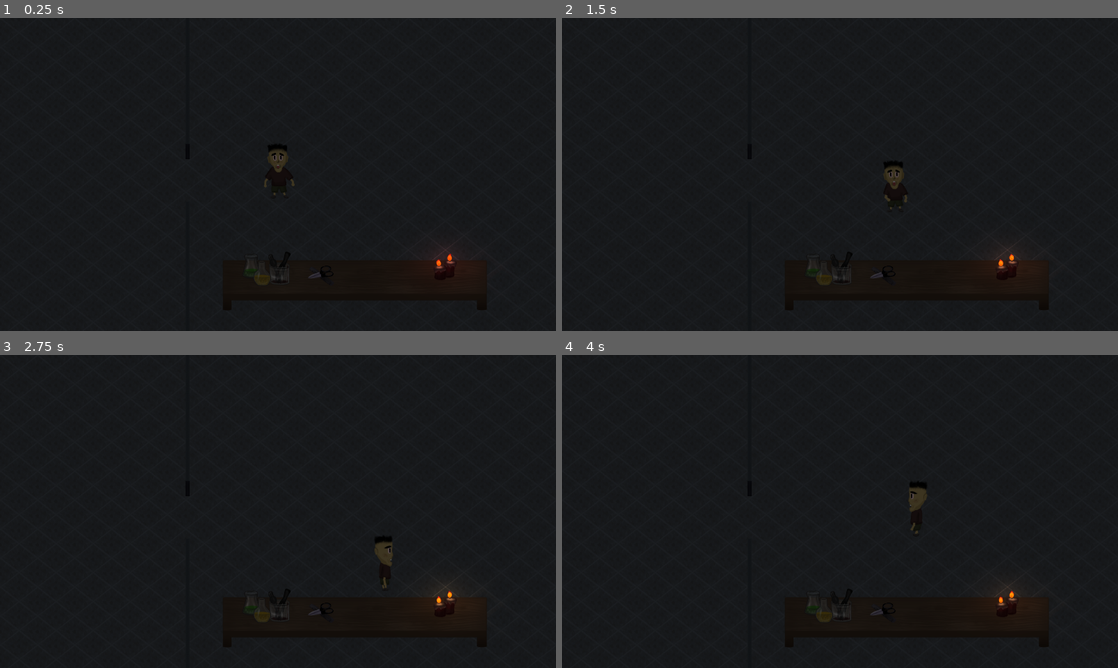
Above: before the commit, frames 1-4 (two rows, left to right).
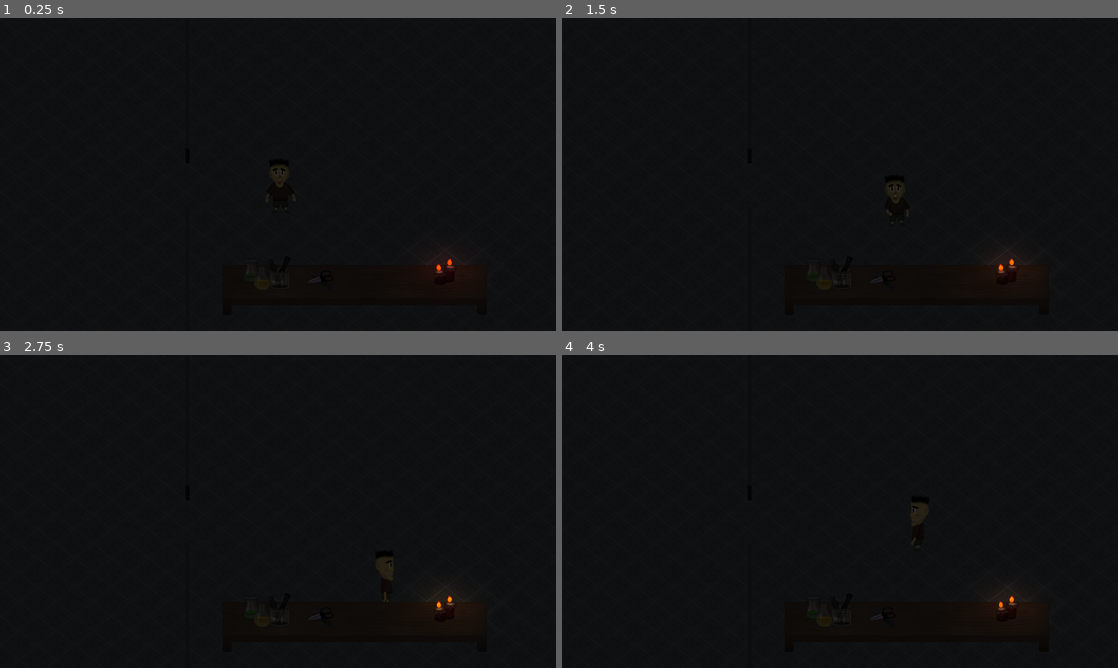
Above: after the commit, the same moments.

Repository: cccccroge/Skinny_Lachano
Game: Godot game, scene res://level01/Chapter1.tscn
The game is run twice, just before and just after one commit, with the same random seed, the same clock (stepped at 60 frames per second) and the same inputs.
Inputs (mouse positions are in pixels of both pictures, inside the frame that each line leads up to):
- Up to frame 1 (0.25 s): no input
- Up to frame 2 (1.5 s): tap Enter at 0.5 s; move the mouse to (962, 158) at 0.52 s; hold D (Right) 0.53-1.28 s; move the mouse to (728, 190) at 1.27 s; hold S (Down) from 1.28 s (still down)
- Up to frame 3 (2.75 s): move the mouse to (333, 442) at 2.02 s; release S (Down) at 2.03 s; hold D (Right) from 2.03 s (still down)
- Up to frame 4 (4 s): move the mouse to (812, 574) at 2.77 s; release D (Right) at 2.78 s; hold W (Up) 2.78-3.53 s; move the mouse to (1006, 558) at 3.52 s; hold A (Left) from 3.53 s (still down)

The runs differ from the first frame. In frame 1, 0.4% of the frame differs, in the area x 33-88%, y 42-95%; in frame 2, 0.4%; in frame 3, 0.4%; in frame 4, 0.4%.

Commit message:
Add character movement

Diff:
--- a/game/characters/Lachano/Lachano.gd
+++ b/game/characters/Lachano/Lachano.gd
@@ -20,7 +20,7 @@
 	# init speed
 	change_moving_speed(SPEED)
 
-	set_process(true)
+	set_physics_process(true)
 	set_process_input(true)
 
 func _input(event):
@@ -42,7 +42,8 @@
 		elif event.is_action_released("Right"):
 			key_rec["RIGHT"] = false
 
-func _process(delta):
+func _physics_process(delta):
+	# decide the vel base on input
 	dir = Vector2(0, 0)
 	if key_rec["UP"] == true:
 		dir.y -= 1
@@ -54,8 +55,8 @@
 		dir.x += 1
 	vel = dir.normalized() * SPEED
 
-	# change position by velocity
-	self.position += vel * delta
+	# apply movement to character
+	move_and_slide(vel)
 
 	# change animation by velocity
 	if vel.length() == 0 and anim.animation != "front_idle":
@@ -75,7 +76,6 @@
 			change_animation_to("behind_move")
 			anim.flip_h = false
 
-
 # Custom Functions
 func change_animation_to(name):
 	anim.play(name)
--- a/game/characters/Lachano/Lachano.tscn
+++ b/game/characters/Lachano/Lachano.tscn
@@ -341,9 +341,9 @@
 
 custom_solver_bias = 0.0
 radius = 5.0
-height = 45.0
-
-[node name="Lachano" type="KinematicBody2D" index="0"]
+height = 55.3292
+
+[node name="Lachano" type="KinematicBody2D"]
 
 position = Vector2( 964.204, 527.59 )
 input_pickable = false
@@ -358,7 +358,7 @@
 
 frames = SubResource( 1 )
 animation = "front_idle"
-frame = 16
+frame = 6
 playing = true
 
 [node name="CollisionShape2D" type="CollisionShape2D" parent="." index="1"]
--- a/game/level01/Chapter1.tscn
+++ b/game/level01/Chapter1.tscn
@@ -1,14 +1,14 @@
 [gd_scene load_steps=8 format=2]
 
 [ext_resource path="res://level01/scene/TilesetLaboratory.tres" type="TileSet" id=1]
-[ext_resource path="res://level01/object/beaker.png" type="Texture" id=2]
-[ext_resource path="res://level01/object/ruler_and_scissor.png" type="Texture" id=3]
-[ext_resource path="res://level01/object/Candle.tscn" type="PackedScene" id=4]
-[ext_resource path="res://level01/scene/light_2.png" type="Texture" id=5]
-[ext_resource path="res://level01/scene/Light2D.gd" type="Script" id=6]
-[ext_resource path="res://characters/Lachano/Lachano.tscn" type="PackedScene" id=7]
+[ext_resource path="res://characters/Lachano/Lachano.tscn" type="PackedScene" id=2]
+[ext_resource path="res://level01/object/beaker.png" type="Texture" id=3]
+[ext_resource path="res://level01/object/ruler_and_scissor.png" type="Texture" id=4]
+[ext_resource path="res://level01/object/Candle.tscn" type="PackedScene" id=5]
+[ext_resource path="res://level01/scene/light_2.png" type="Texture" id=6]
+[ext_resource path="res://level01/scene/Light2D.gd" type="Script" id=7]
 
-[node name="Chapter1" type="Node2D"]
+[node name="Chapter1" type="Node2D" index="0"]
 
 [node name="TileMap_surface" type="TileMap" parent="." index="0"]
 
@@ -29,11 +29,10 @@
 occluder_light_mask = 1
 format = 1
 tile_data = PoolIntArray( -1048562, 0, 0, -1048561, 0, 0, -983027, 0, 0, -983026, 0, 0, -983025, 0, 0, -983024, 0, 0, - …(5779 unchanged characters)…
-_sections_unfolded = [ "Cell", "Transform" ]
+_sections_unfolded = [ "Cell", "Transform", "Z Index" ]
 
 [node name="TileMap_object1" type="TileMap" parent="TileMap_surface" index="0"]
 
-position = Vector2( 0, -16 )
 mode = 1
 tile_set = ExtResource( 1 )
 cell_size = Vector2( 128, 100 )
@@ -41,7 +40,7 @@
 cell_custom_transform = Transform2D( 1, 0, 0, 1, 0, 0 )
 cell_half_offset = 2
 cell_tile_origin = 0
-cell_y_sort = false
+cell_y_sort = true
 cell_clip_uv = false
 collision_use_kinematic = false
 collision_friction = 1.0
@@ -51,19 +50,49 @@
 occluder_light_mask = 1
 format = 1
 tile_data = PoolIntArray( -393211, 1, 0, -327674, 1, 0, -262137, 1, 0, -196600, 1, 0, -131063, 1, 0, 65548, 1, 0, 131085, 1, 0, 131087, 2, 0, 196622, 1, 0, 262159, 1, 0, 327696, 1, 0 )
-_sections_unfolded = [ "Cell", "Transform" ]
+_sections_unfolded = [ "Cell", "Transform", "Z Index" ]
 
-[node name="Beaker" type="Sprite" parent="TileMap_surface/TileMap_object1" index="0"]
+[node name="Lachano" parent="TileMap_surface/TileMap_object1" index="0" instance=ExtResource( 2 )]
+
+position = Vector2( 969.115, 579.194 )
+
+[node name="Camera2D" type="Camera2D" parent="TileMap_surface/TileMap_object1/Lachano" index="2"]
+
+anchor_mode = 1
+rotating = false
+current = true
+zoom = Vector2( 1, 1 )
+limit_left = 0
+limit_top = 0
+limit_right = 1920
+limit_bottom = 1080
+limit_smoothed = false
+drag_margin_h_enabled = true
+drag_margin_v_enabled = true
+smoothing_enabled = true
+smoothing_speed = 3.0
+offset_v = 0.0
+offset_h = 0.0
+drag_margin_left = 0.13
+drag_margin_top = 0.2
+drag_margin_right = 0.13
+drag_margin_bottom = 0.2
+editor_draw_screen = true
+editor_draw_limits = false
+editor_draw_drag_margin = true
+_sections_unfolded = [ "Drag Margin", "Limit", "Smoothing" ]
+
+[node name="Beaker" type="Sprite" parent="TileMap_surface/TileMap_object1" index="1"]
 
 position = Vector2( 918.937, 882.323 )
-texture = ExtResource( 2 )
+texture = ExtResource( 3 )
 
-[node name="Ruler_and_scissor" type="Sprite" parent="TileMap_surface/TileMap_object1" index="1"]
+[node name="Ruler_and_scissor" type="Sprite" parent="TileMap_surface/TileMap_object1" index="2"]
 
 position = Vector2( 1108.63, 905.397 )
-texture = ExtResource( 3 )
+texture = ExtResource( 4 )
 
-[node name="Candle" parent="TileMap_surface/TileMap_object1" index="2" instance=ExtResource( 4 )]
+[node name="Candle" parent="TileMap_surface/TileMap_object1" index="3" instance=ExtResource( 5 )]
 
 position = Vector2( 1536.79, 885.104 )
 
@@ -119,14 +148,10 @@
 shadow_filter = 4
 shadow_filter_smooth = 10.0
 shadow_item_cull_mask = 1
-script = ExtResource( 6 )
+script = ExtResource( 7 )
 _sections_unfolded = [ "Range", "Shadow" ]
 V = 10
 
 [node name="Default_light" type="CanvasModulate" parent="." index="3"]
 
-color = Color( 0.507813, 0.507813, 0.507813, 1 )
-
-[node name="Lachano" parent="." index="4" instance=ExtResource( 7 )]
-
-frame = 31
+color = Color( 0.332031, 0.332031, 0.332031, 1 )
--- a/game/level01/scene/TilesetLaboratory.tres
+++ b/game/level01/scene/TilesetLaboratory.tres
@@ -10,29 +10,46 @@
 [ext_resource path="res://level01/object/ruler_and_scissor.png" type="Texture" id=8]
 [ext_resource path="res://level01/object/candle.png" type="Texture" id=9]
 
+[sub_resource type="ShaderMaterial" id=6]
+
+render_priority = 0
+shader = ExtResource( 3 )
+shader_param/normal = ExtResource( 4 )
+_sections_unfolded = [ "shader_param" ]
+
+[sub_resource type="RectangleShape2D" id=7]
+
+custom_solver_bias = 0.0
+extents = Vector2( 7.43326, 51.4038 )
+
+[sub_resource type="ShaderMaterial" id=8]
+
+render_priority = 0
+shader = ExtResource( 3 )
+
+[sub_resource type="RectangleShape2D" id=9]
+
+custom_solver_bias = 0.0
+extents = Vector2( 456.638, 51.9537 )
+
+[sub_resource type="OccluderPolygon2D" id=4]
+
+closed = true
+cull_mode = 0
+polygon = PoolVector2Array( -113.94, 20.3248, -101.626, -12.644, -88.9153, -18.6023, -67.4657, -18.6023, -48.0022, -17.8079, -39.6606, -12.2468, -32.5108, -4.30255, -28.1414, 11.586, -19.0055, 11.1888, -2.71973, 11.1888, 6.81348, 17.9415, 17.9354, 24.6941, 27.0714, 39.3911, 31.0435, 27.4746, 41.3711, 28.269, 54.4792, 25.4885, 69.9706, 30.2551, 81.887, 31.8439, 92.6118, 30.2551, 114.856, 32.6384, 120.02, 39.7883, 123.197, 56.8685, 87.0508, 70.771, 58.8485, 69.5793, 34.6185, 64.4156, 21.1132, 62.8267, 10.3884, 70.771, -3.91138, 77.9208, -31.7164, 76.7292, -47.2078, 59.2518, -57.9325, 44.5548, -59.9186, 34.6245, -80.9709, 33.4328, -105.201, 29.0635 )
+
+[sub_resource type="OccluderPolygon2D" id=5]
+
+closed = true
+cull_mode = 0
+polygon = PoolVector2Array( -64.7257, 11.8868, -51.746, 13.1719, -39.2803, 11.7583, -24.7584, 10.0876, -13.8348, 9.05957, -9.46545, 8.15997, 17.1366, 28.4649, 47.0797, 47.9988, 52.9913, 49.798, 54.0194, 48.5128, 14.9517, 23.71, -8.18054, 5.97528, -32.3407, 8.67401, -51.7461, 10.7302 )
+
 [sub_resource type="ShaderMaterial" id=1]
 
 render_priority = 0
 shader = ExtResource( 3 )
 shader_param/normal = ExtResource( 4 )
 _sections_unfolded = [ "shader_param" ]
-
-[sub_resource type="ShaderMaterial" id=2]
-
-render_priority = 0
-shader = ExtResource( 3 )
-
-[sub_resource type="OccluderPolygon2D" id=3]
-
-closed = true
-cull_mode = 0
-polygon = PoolVector2Array( -113.94, 20.3248, -101.626, -12.644, -88.9153, -18.6023, -67.4657, -18.6023, -48.0022, -17.8079, -39.6606, -12.2468, -32.5108, -4.30255, -28.1414, 11.586, -19.0055, 11.1888, -2.71973, 11.1888, 6.81348, 17.9415, 17.9354, 24.6941, 27.0714, 39.3911, 31.0435, 27.4746, 41.3711, 28.269, 54.4792, 25.4885, 69.9706, 30.2551, 81.887, 31.8439, 92.6118, 30.2551, 114.856, 32.6384, 120.02, 39.7883, 123.197, 56.8685, 87.0508, 70.771, 58.8485, 69.5793, 34.6185, 64.4156, 21.1132, 62.8267, 10.3884, 70.771, -3.91138, 77.9208, -31.7164, 76.7292, -47.2078, 59.2518, -57.9325, 44.5548, -59.9186, 34.6245, -80.9709, 33.4328, -105.201, 29.0635 )
-
-[sub_resource type="OccluderPolygon2D" id=4]
-
-closed = true
-cull_mode = 0
-polygon = PoolVector2Array( -64.7257, 11.8868, -51.746, 13.1719, -39.2803, 11.7583, -24.7584, 10.0876, -13.8348, 9.05957, -9.46545, 8.15997, 17.1366, 28.4649, 47.0797, 47.9988, 52.9913, 49.798, 54.0194, 48.5128, 14.9517, 23.71, -8.18054, 5.97528, -32.3407, 8.67401, -51.7461, 10.7302 )
 
 [resource]
 
@@ -50,23 +67,33 @@
 1/texture = ExtResource( 5 )
 1/normal_map = ExtResource( 4 )
 1/tex_offset = Vector2( 0, 0 )
-1/material = SubResource( 1 )
+1/material = SubResource( 6 )
 1/modulate = Color( 1, 1, 1, 1 )
 1/region = Rect2( 0, 0, 16, 152 )
 1/is_autotile = false
 1/occluder_offset = Vector2( 8, 76 )
 1/navigation_offset = Vector2( 8, 76 )
-1/shapes = [  ]
+1/shapes = [ {
+"autotile_coord": Vector2( 0, 0 ),
+"one_way": false,
+"shape": SubResource( 7 ),
+"shape_transform": Transform2D( 1, 0, 0, 1, 7.9743, 100.89 )
+} ]
 2/name = "Cabinet"
 2/texture = ExtResource( 6 )
 2/tex_offset = Vector2( 0, 0 )
-2/material = SubResource( 2 )
+2/material = SubResource( 8 )
 2/modulate = Color( 1, 1, 1, 1 )
 2/region = Rect2( 0, 0, 915, 176 )
 2/is_autotile = false
 2/occluder_offset = Vector2( 457.5, 88 )
 2/navigation_offset = Vector2( 457.5, 88 )
-2/shapes = [  ]
+2/shapes = [ {
+"autotile_coord": Vector2( 0, 0 ),
+"one_way": false,
+"shape": SubResource( 9 ),
+"shape_transform": Transform2D( 1.00229, 0, 0, 1, 457.357, 123.197 )
+} ]
 3/name = "Beaker"
 3/texture = ExtResource( 7 )
 3/tex_offset = Vector2( 0, 0 )
@@ -96,3 +123,14 @@
 5/occluder_offset = Vector2( 60, 51.5 )
 5/navigation_offset = Vector2( 60, 51.5 )
 5/shapes = [  ]
+6/name = "Sprite"
+6/texture = ExtResource( 5 )
+6/normal_map = ExtResource( 4 )
+6/tex_offset = Vector2( 0, 0 )
+6/material = SubResource( 1 )
+6/modulate = Color( 1, 1, 1, 1 )
+6/region = Rect2( 0, 0, 16, 152 )
+6/is_autotile = false
+6/occluder_offset = Vector2( 8, 76 )
+6/navigation_offset = Vector2( 8, 76 )
+6/shapes = [  ]
--- a/game/level01/scene/TilesetLaboratory.tscn
+++ b/game/level01/scene/TilesetLaboratory.tscn
@@ -1,23 +1,33 @@
-[gd_scene load_steps=9 format=2]
+[gd_scene load_steps=11 format=2]
 
 [ext_resource path="res://level01/scene/ground.png" type="Texture" id=1]
 [ext_resource path="res://level01/scene/ground_normal.png" type="Texture" id=2]
 [ext_resource path="res://level01/scene/normal.shader" type="Shader" id=3]
-[ext_resource path="res://level01/scene/wall_normal.png" type="Texture" id=4]
-[ext_resource path="res://level01/scene/wall.png" type="Texture" id=5]
-[ext_resource path="res://level01/scene/cabinet.png" type="Texture" id=6]
+[ext_resource path="res://level01/scene/cabinet.png" type="Texture" id=4]
+[ext_resource path="res://level01/scene/wall_normal.png" type="Texture" id=5]
+[ext_resource path="res://level01/scene/wall.png" type="Texture" id=6]
 
-[sub_resource type="ShaderMaterial" id=1]
+[sub_resource type="ShaderMaterial" id=8]
 
 render_priority = 0
 shader = ExtResource( 3 )
-shader_param/normal = ExtResource( 4 )
-_sections_unfolded = [ "shader_param" ]
 
-[sub_resource type="ShaderMaterial" id=2]
+[sub_resource type="RectangleShape2D" id=9]
+
+custom_solver_bias = 0.0
+extents = Vector2( 456.638, 51.9537 )
+
+[sub_resource type="ShaderMaterial" id=6]
 
 render_priority = 0
 shader = ExtResource( 3 )
+shader_param/normal = ExtResource( 5 )
+_sections_unfolded = [ "shader_param" ]
+
+[sub_resource type="RectangleShape2D" id=7]
+
+custom_solver_bias = 0.0
+extents = Vector2( 7.43326, 51.4038 )
 
 [node name="TilesetLaboratory" type="Node2D"]
 
@@ -28,17 +38,48 @@
 normal_map = ExtResource( 2 )
 _sections_unfolded = [ "Material" ]
 
-[node name="Wall_1" type="Sprite" parent="." index="1"]
+[node name="Cabinet" type="Sprite" parent="." index="1"]
 
-material = SubResource( 1 )
-position = Vector2( 310.598, 106.821 )
-texture = ExtResource( 5 )
-normal_map = ExtResource( 4 )
+material = SubResource( 8 )
+position = Vector2( 577.993, 349.269 )
+texture = ExtResource( 4 )
 _sections_unfolded = [ "Material" ]
 
-[node name="Cabinet" type="Sprite" parent="." index="2"]
+[node name="StaticBody2D" type="StaticBody2D" parent="Cabinet" index="0"]
 
-material = SubResource( 2 )
-position = Vector2( 577.993, 349.269 )
+input_pickable = false
+collision_layer = 1
+collision_mask = 1
+constant_linear_velocity = Vector2( 0, 0 )
+constant_angular_velocity = 0.0
+friction = 1.0
+bounce = 0.0
+
+[node name="CollisionShape2D" type="CollisionShape2D" parent="Cabinet/StaticBody2D" index="0"]
+
+position = Vector2( -0.143433, 35.1973 )
+scale = Vector2( 1.00229, 1 )
+shape = SubResource( 9 )
+
+[node name="Wall_1" type="Sprite" parent="." index="2"]
+
+material = SubResource( 6 )
+position = Vector2( 310, 110 )
 texture = ExtResource( 6 )
+normal_map = ExtResource( 5 )
 _sections_unfolded = [ "Material" ]
+
+[node name="StaticBody2D" type="StaticBody2D" parent="Wall_1" index="0"]
+
+input_pickable = false
+collision_layer = 1
+collision_mask = 1
+constant_linear_velocity = Vector2( 0, 0 )
+constant_angular_velocity = 0.0
+friction = 1.0
+bounce = 0.0
+
+[node name="CollisionShape2D" type="CollisionShape2D" parent="Wall_1/StaticBody2D" index="0"]
+
+position = Vector2( -0.0256958, 24.8903 )
+shape = SubResource( 7 )
Not shown: 2 places in game/level01/Chapter1.tscn that only renumber resources
Not shown: 3 places in game/level01/scene/TilesetLaboratory.tres that only renumber resources
